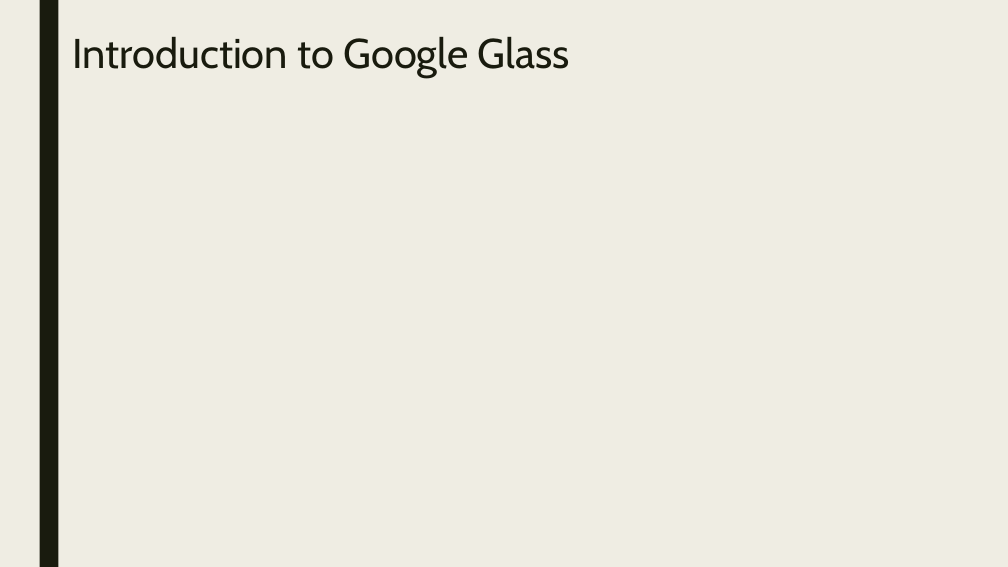
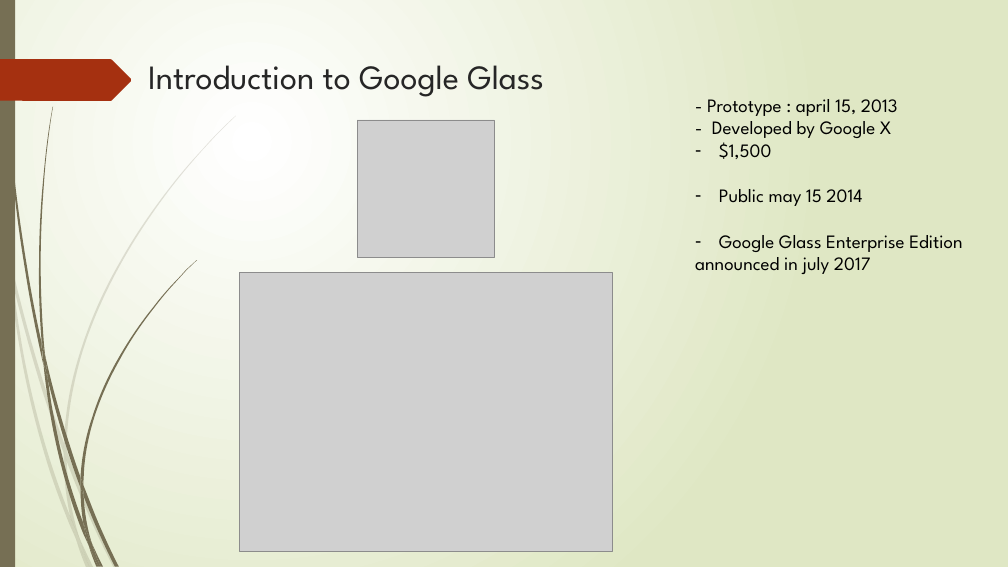
Before and after one commit to Sam-Litz/Info-BTS-SN-IR, a slide deck: slide 3 of BTS 1er année/Anglais/Anglais technique/Google Glass/Google Glass.pptx. Drawn at 1008x567 pixels with LibreOffice and Linux fonts; fonts in the diff are those of the drawing; grey boxes stand for pictures. Boxes give left, top, right and bottom in pixels: in the first picture for what was removed or moved away, otherwise in the second. Text is boxed around its words. In the diff, an @@ line names an element or a change of style, - is before the commit and + after.

```diff
--- a/BTS 1er année/Anglais/Anglais technique/Google Glass/Google Glass.pptx
+++ b/BTS 1er année/Anglais/Anglais technique/Google Glass/Google Glass.pptx
@@ background #EFEDE3 to gradient #FFFFFF to #DFE8C4 @@
@@ rectangle resized from (x1=39, y1=0, x2=58, y2=567) to (x1=0, y1=0, x2=15, y2=567) @@
@@ rectangle at (x1=0, y1=0, x2=15, y2=567): fill #191B0E to #766F54 @@
@@ freeform shape added at (x1=0, y1=59, x2=132, y2=101), fill #A53010 @@
@@ title "Introduction to Google Glass" moved from (x1=72, y1=37, x2=570, y2=78) to (x1=148, y1=65, x2=544, y2=97) @@
@@ title "Introduction to Google Glass" at (x1=148, y1=65, x2=544, y2=97): size 39.6 to 32.4 pt, font Cabin to League Spartan, text colour #191B0E to #262626; line spacing 0.89 to 1 @@
@@ text added at (x1=695, y1=99, x2=962, y2=274), 18 pt, text #000000 @@
+- Prototype : april 15, 2013
+- Developed by Google X
+– $1,500
+– Public may 15 2014
+– Google Glass Enterprise Edition
+announced in july 2017
@@ picture added at (x1=357, y1=120, x2=495, y2=258) @@
@@ picture added at (x1=240, y1=272, x2=613, y2=552) @@
@@ group added at (x1=0, y1=116, x2=236, y2=567): 10 freeform shapes @@
@@ group added at (x1=2, y1=0, x2=197, y2=567): 12 freeform shapes @@
```
Also in this commit, not shown: 3 other slides changed, 5 slides added, 1 slide removed, 4 other files.
